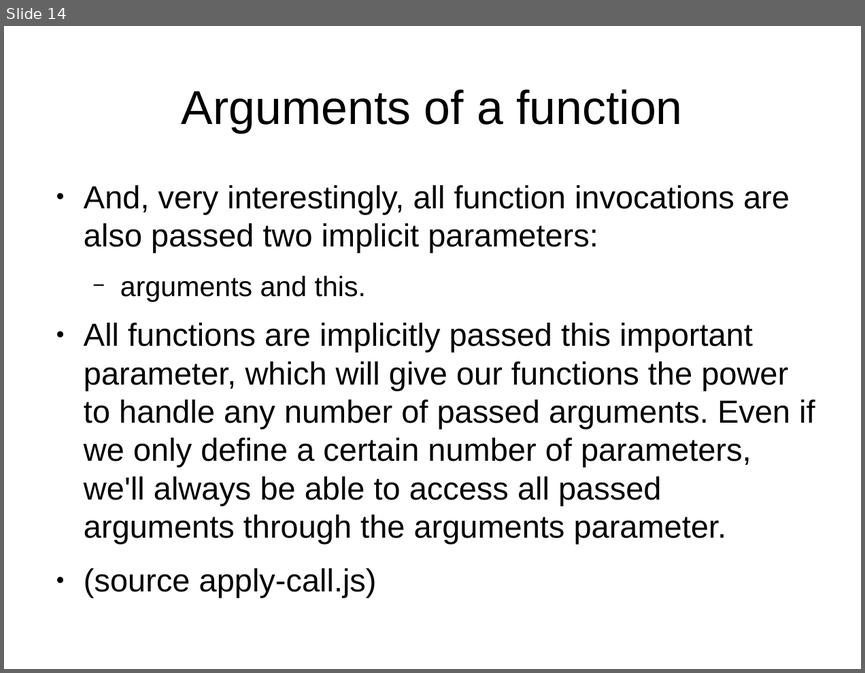
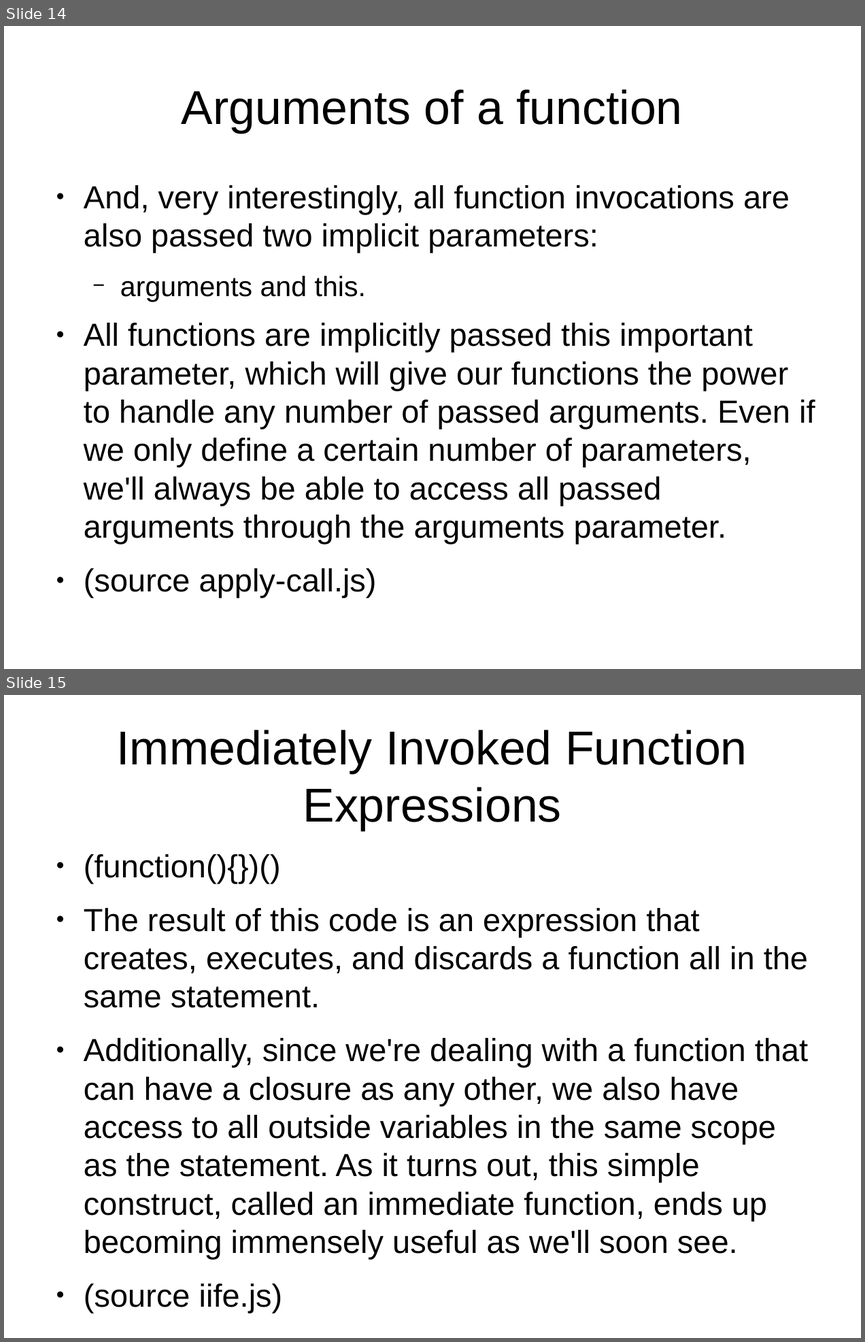
Before and after one commit to tomafc330/presentations, a slide deck: advanced-javascript/presentation.odp. Shown one above the other, each under a label of ours: slide 14 before the commit, slides 14 and 15 after it. The pictures are 865x673 and 865x1342 pixels, drawn with LibreOffice and Linux fonts; fonts in the diff are those of the drawing. Boxes give left, top, right and bottom in pixels: in the first picture for what was removed or moved away, otherwise in the second. Text is boxed around its words. In the diff, an @@ line names an element or a change of style, - is before the commit and + after.

```diff
--- a/advanced-javascript/presentation.odp
+++ b/advanced-javascript/presentation.odp
@@ slide 15 added at (4,695,861,1338), background #FFFFFF @@
@@ title added at (117,730,747,830), 44 pt, text #000000 @@
+Immediately Invoked Function Expressions
@@ text added at (84,854,808,1312), 29.6 pt, text #000000 @@
+● (function(){})()
+● The result of this code is an expression that creates, executes, and discards a function all in the same statement.
+● Additionally, since we're dealing with a function that can have a closure as any other, we also have access to all outside variables in the same scope as the statement. As it turns out, this simple construct, called an immediate function, ends up becoming immensely useful as we'll soon see.
+● (source iife.js)
```
Also in this commit, not shown: 3 other slides added, 1 slide removed, 10 other files.
